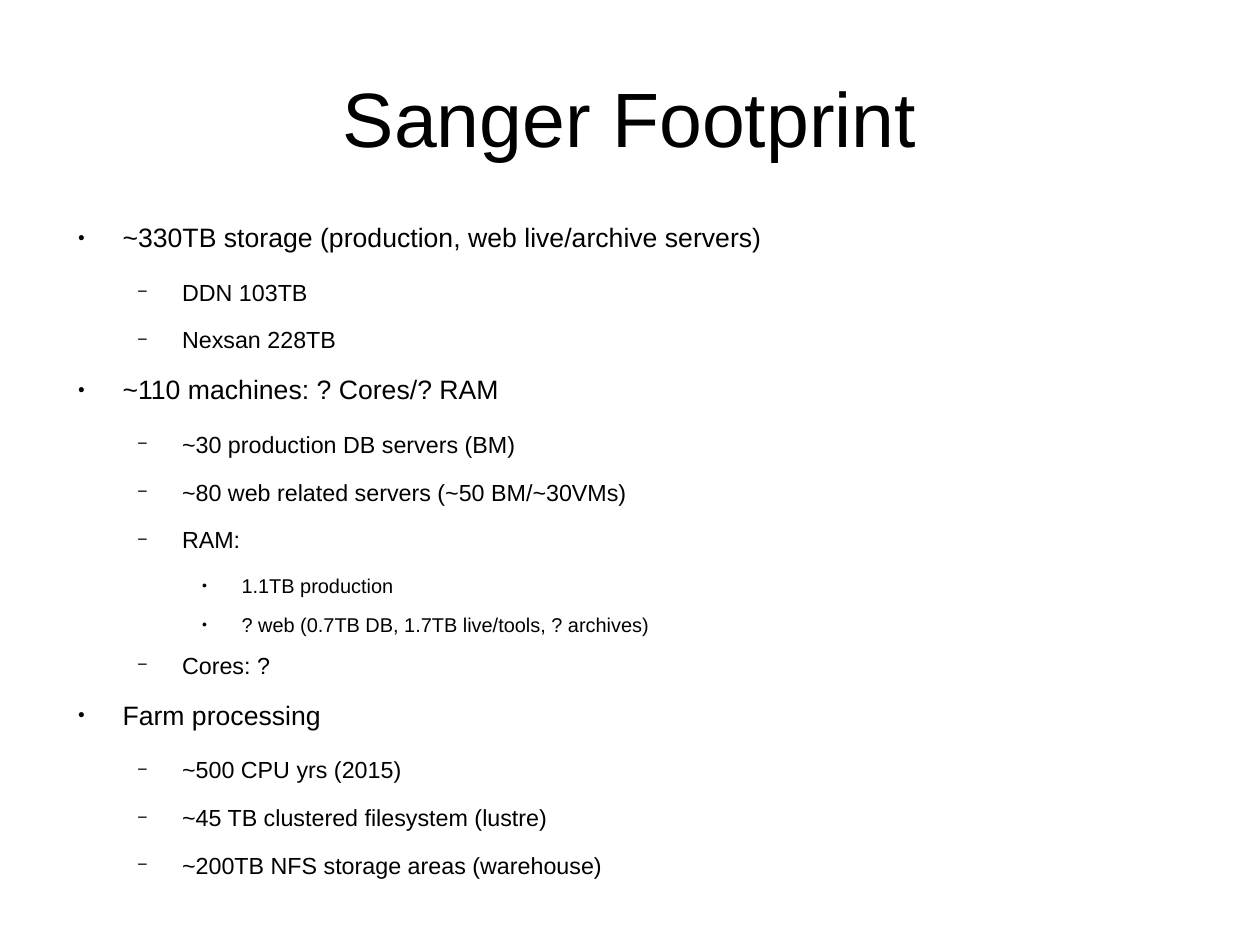
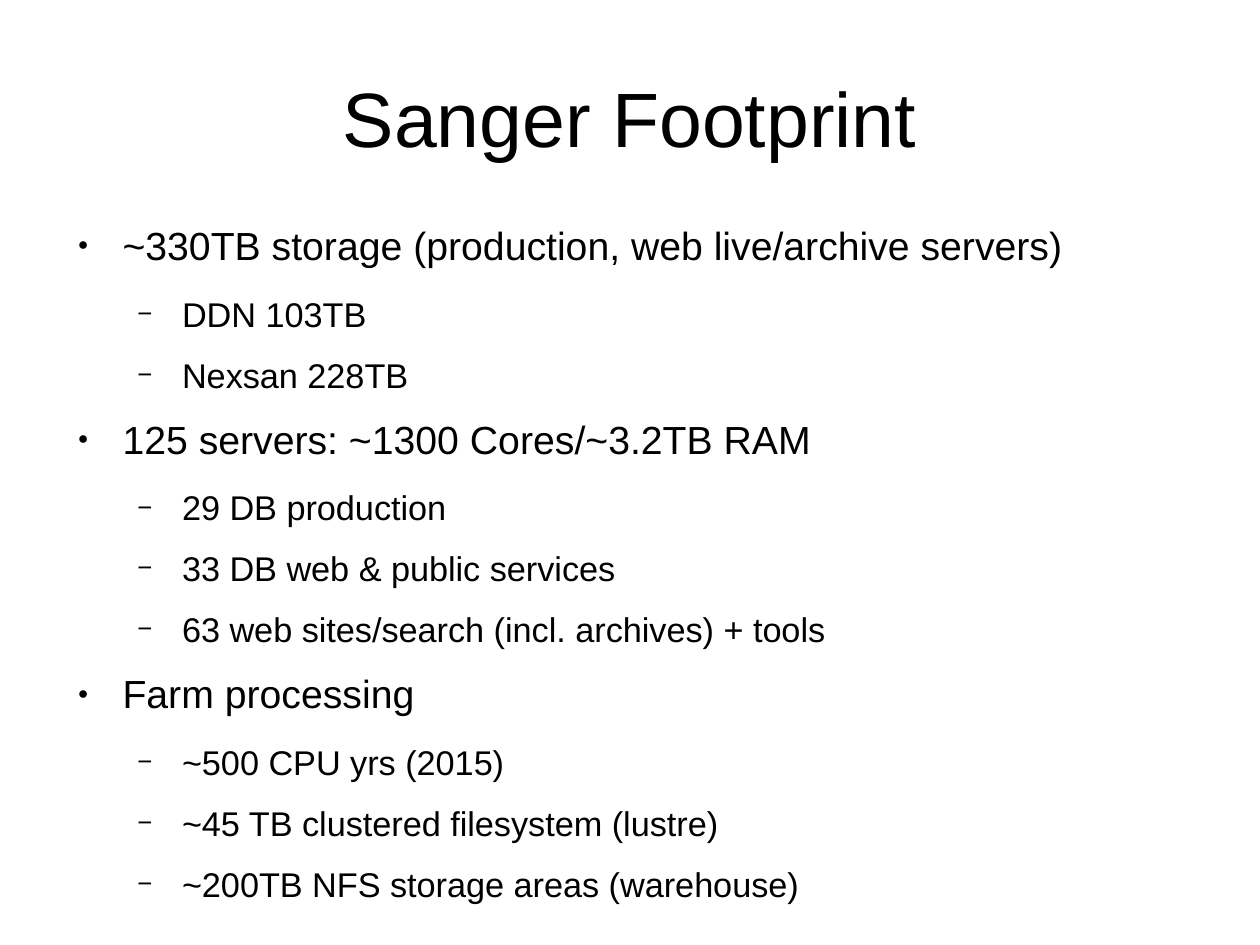
Before and after one commit to avullo/ensembl-migration-pm, a slide deck: slide 5 of data-review-10-16/talk.odp. Drawn at 1260x945 pixels with LibreOffice and Linux fonts; fonts in the diff are those of the drawing; background and template pictures are left out. Boxes give left, top, right and bottom in pixels: in the first picture for what was removed or moved away, otherwise in the second. Text is boxed around its words. In the diff, an @@ line names an element or a change of style, - is before the commit and + after.

```diff
--- a/data-review-10-16/talk.odp
+++ b/data-review-10-16/talk.odp
@@ text at [123, 231, 1063, 904]: size 15.2 to 22.4 pt in "~330TB storage (production, web live/archive servers)", "Farm processing"; size 13.3 to 19.6 pt in "DDN 103TB", "Nexsan 228TB", "~500 CPU yrs (2015)", "~45 TB clustered filesystem (lustre)" and 1 more places @@
@@ text at [123, 425, 825, 649]: text changed; size 13.3 to 19.6 pt @@
-● ~110 machines: ? Cores/? RAM
-  − ~30 production DB servers (BM)
-  − ~80 web related servers (~50 BM/~30VMs)
-  − RAM:
-    ● 1.1TB production
-    ● ? web (0.7TB DB, 1.7TB live/tools, ? archives)
-  − Cores: ?
+● 125 servers: ~1300 Cores/~3.2TB RAM
+  − 29 DB production
+  − 33 DB web & public services
+  − 63 web sites/search (incl. archives) + tools
```
Also in this commit, not shown: 1 other slide changed, 1 other file.
